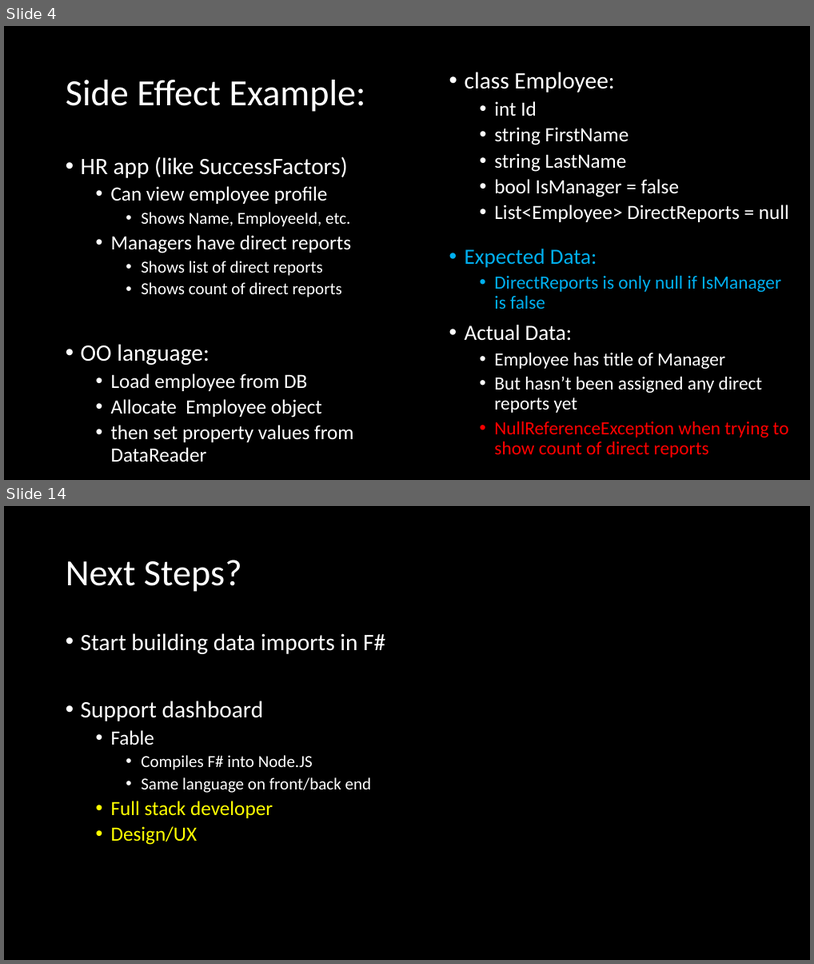
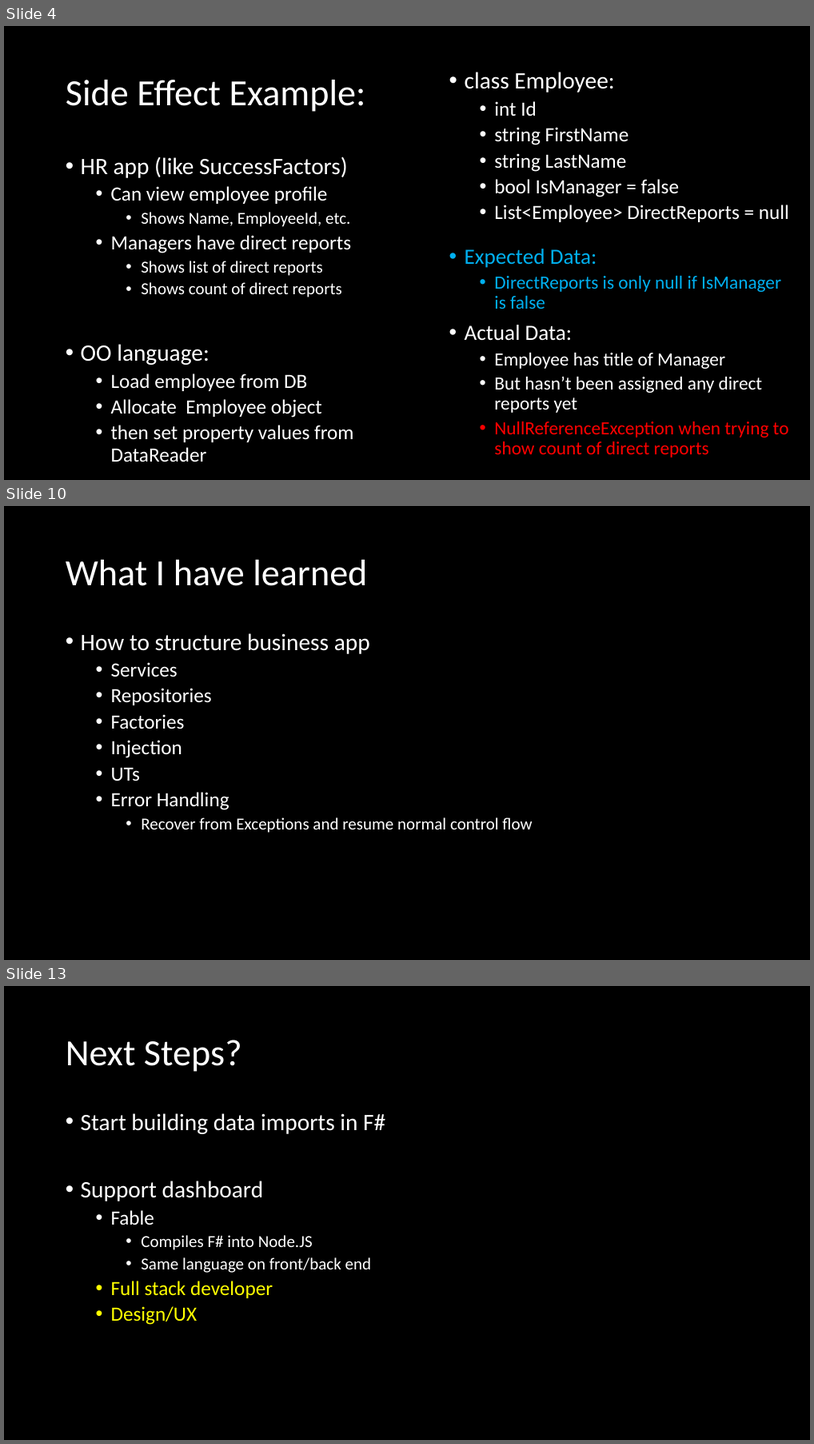
Before and after one commit to jaydpather/FSharpETLDemo, a slide deck: presentations/FSharpETLDemo.pptx. Shown one above the other, each under a label of ours: slides 4 and 14 before the commit, slides 4, 10 and 13 after it; the slides between them are not shown. The pictures are 814x964 and 814x1444 pixels, drawn with LibreOffice and Linux fonts; fonts in the diff are those of the drawing. Boxes give left, top, right and bottom in pixels: in the first picture for what was removed or moved away, otherwise in the second. Text is boxed around its words. In the diff, an @@ line names an element or a change of style, - is before the commit and + after.

```diff
--- a/presentations/FSharpETLDemo.pptx
+++ b/presentations/FSharpETLDemo.pptx
@@ slide 10 added at (x1=4, y1=506, x2=810, y2=960), background #000000 @@
@@ title added at (x1=66, y1=560, x2=367, y2=586), 44 pt, text #FFFFFF @@
+What I have learned
@@ text added at (x1=81, y1=633, x2=532, y2=832), 24 pt, text #FFFFFF @@
+• How to structure business app
+  • Services
+  • Repositories
+  • Factories
+  • Injection
+  • UTs
+  • Error Handling
+    • Recover from Exceptions and resume normal control flow
@@ what was slide 14 is now slide 13 @@
```
Also in this commit, not shown: 5 slides changed, 2 other slides added, 3 slides removed, 5 other files.
